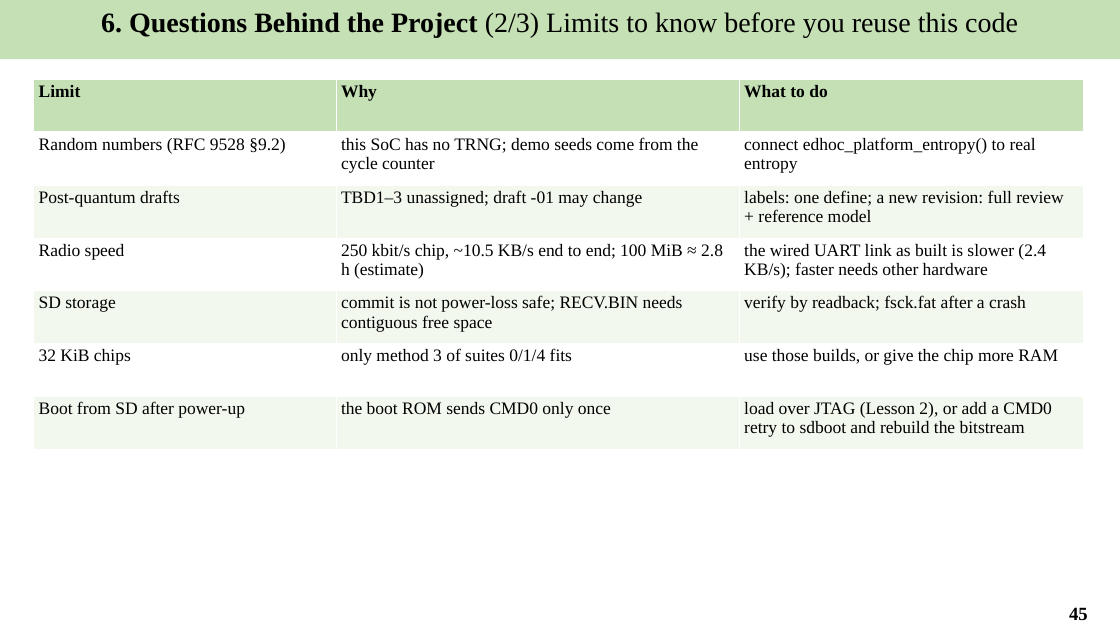
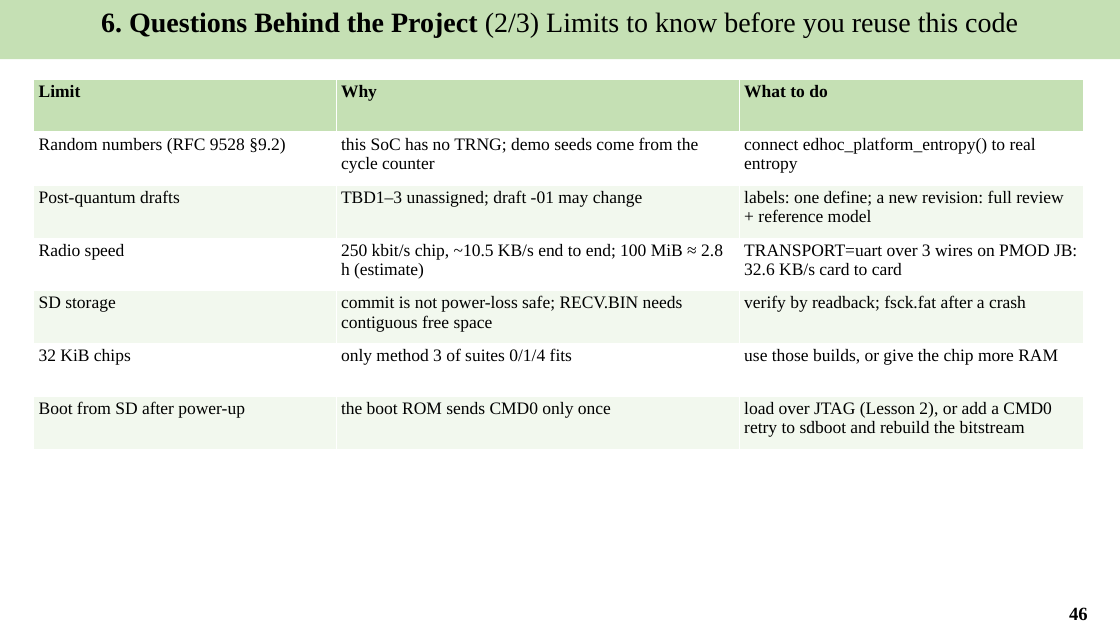
Before and after one commit to Khaiduy/chipyard-edhoc, a slide deck: slide 46 of fpga/sw/export/docs/slides/05_Secure_file_transfer_and_results.pptx (slide 45 before the commit). Drawn at 1120x630 pixels with LibreOffice and Linux fonts; fonts in the diff are those of the drawing. Boxes give left, top, right and bottom in pixels: in the first picture for what was removed or moved away, otherwise in the second. Text is boxed around its words. In the diff, an @@ line names an element or a change of style, - is before the commit and + after.

```diff
--- a/fpga/sw/export/docs/slides/05_Secure_file_transfer_and_results.pptx
+++ b/fpga/sw/export/docs/slides/05_Secure_file_transfer_and_results.pptx
@@ table at (34, 80, 1084, 450) @@
-row 4, column 3: the wired UART link as built is slower (2.4 KB/s); faster needs other hardware
+row 4, column 3: TRANSPORT=uart over 3 wires on PMOD JB: 32.6 KB/s card to card
@@ page number at (1069, 607, 1088, 621): text changed @@
-45
+46
```
Also in this commit, not shown: 7 other slides changed, 1 slide added, 17 other files.
